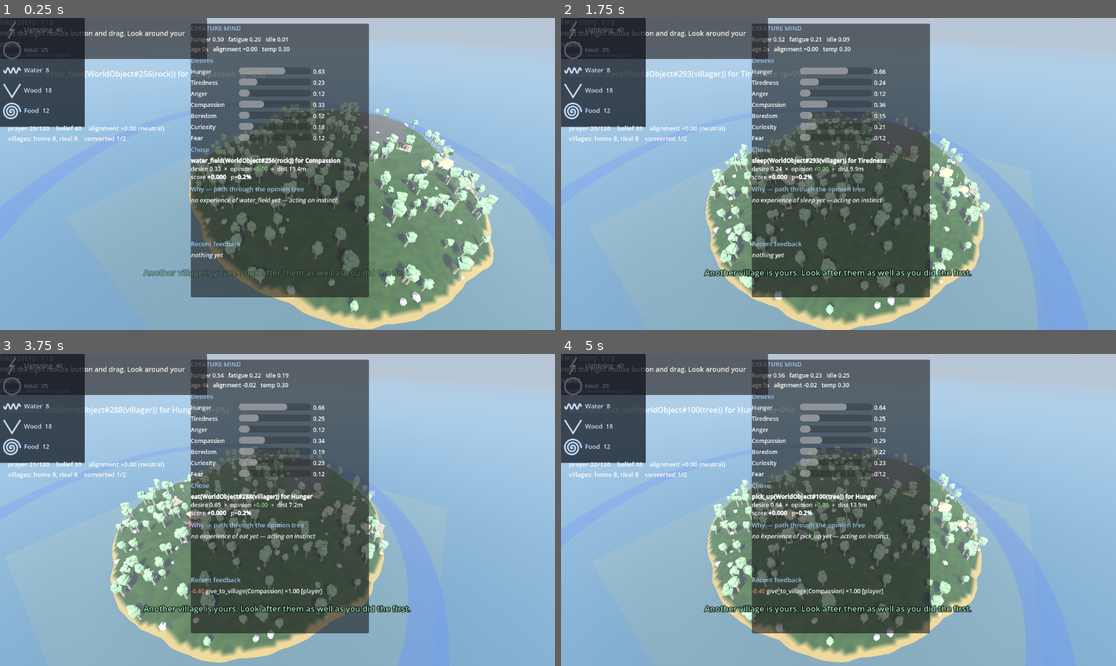
Above: before the commit, frames 1-4 (two rows, left to right).
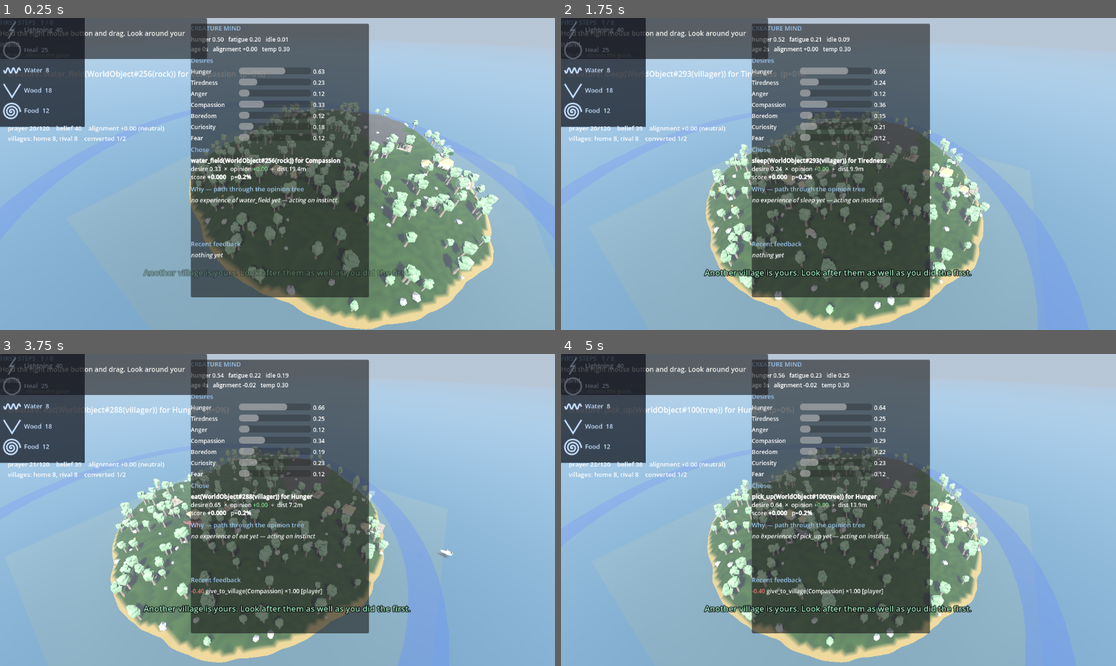
Above: after the commit, the same moments.

Repository: jfhutchi/Numen
Game: Godot game, scene res://src/core/main.tscn
Same seed, same stepped clock (60 frames per second), same inputs: the game is played once before the commit and once after it.
Inputs (mouse positions are in pixels of both pictures, inside the frame that each line leads up to):
- Up to frame 1 (0.25 s): no input
- Up to frame 2 (1.75 s): tap Enter at 0.5 s; move the mouse to (960, 158) at 0.52 s; hold Right (ui_right) 0.53-1.25 s; hold Shift 0.53-1.25 s; click (960, 158) at 0.67 s; drag from (727, 189) to (810, 236) at 1.27 s
- Up to frame 3 (3.75 s): move the mouse to (333, 441) at 2.02 s; hold Right (ui_right) 2.03-2.75 s; tap Ctrl at 2.1 s; click (333, 441) at 2.17 s; drag from (249, 572) to (111, 463) at 2.77 s; move the mouse to (444, 556) at 3.52 s; hold Left (ui_left) from 3.53 s (still down); tap L at 3.6 s; click (444, 556) at 3.67 s
- Up to frame 4 (5 s): release Left (ui_left) at 4.25 s; drag from (672, 463) to (755, 432) at 4.27 s

The runs differ from the first frame. In frame 2, less than 0.1% of the frame differs, in the area x 44-47%, y 67-71%; in frame 3, less than 0.1%; in frame 4, less than 0.1%.

Commit message:
feat(hand): the divine hand now exists
11.1. The game is built around acting through a hand, the hand is documented as
the only cursor, and src/hand/hand.gd contained no mesh at all -- you moved an
invisible point and things happened. Eight phases shipped that way. It was the
single biggest fidelity gap in the project and I had not noticed it until auditing
the visuals.

Blender authors it: palm, four splayed fingers with staggered tips and fingertip
pads, a thumb, and a gold cuff so the hand ends deliberately rather than being
sliced off. Exported UNJOINED via a new export_hierarchy(), unlike every other
mesh here, because Godot curls the fingers by rotating them -- joining it would
produce a rigid lump that could never close. No rig, no AnimationPlayer, one node
per digit.

It closes on grab and opens on release, eased rather than snapped, with a per
finger phase offset so the digits do not all arrive at once.

Four bugs, all found by rendering it rather than by reasoning:

The first version read unmistakably as a mitten: the palm was nearly as thick as
it was wide, the fingers were shorter than the palm (on a hand they are about
equal), and the thumb sat inside the palm's own footprint.

The thumb was rotating the WRONG WAY. A positive Z rotation carries a finger's -Y
axis toward +X, so positive angles swung it across the palm rather than away; it
measured as spanning the palm's whole interior and rendered as a seam drawn on the
back of the hand.

The fingers curled UPWARD for the same class of reason -- rotating +Z down toward
-Y needs a positive X rotation, not a negative one -- so a fully closed hand read
as a row of railings pointing at the sky.

And a fist angle of 77 degrees on single-segment fingers just points them straight
down. Cupped to 45 it reads as a grasp; a real fist would need a second joint per
finger, which is written down rather than guessed at.

Five tests guard it, including that closing actually rotates the geometry rather
than only moving the number, and that the fingers travel DOWN into the palm --
which is the assertion that would have caught the railings.

Co-Authored-By: Claude Opus 5 <noreply@anthropic.com>

Diff:
--- a/src/hand/hand.gd
+++ b/src/hand/hand.gd
@@ -14,6 +14,34 @@
 ## enough to send a rock somewhere the player did not aim; a short window
 ## removes that without adding perceptible lag.
 const VELOCITY_WINDOW := 6
+
+## The hand's own mesh, generated by tools/blender/generate_meshes.py.
+##
+## Exported unjoined, so the fingers arrive as separate nodes and can be curled by
+## rotating them — no rig, no animation player, and it costs one node per digit.
+const HAND_SCENE := "res://assets/procedural/meshes/hand.glb"
+## Finger joints, in the order they curl. Named in the .glb.
+const FINGER_JOINTS: Array[StringName] = [
+	&"finger_0", &"finger_1", &"finger_2", &"finger_3", &"thumb"
+]
+## How far each joint bends when the hand is fully closed, in radians. The thumb
+## folds across rather than under, so it gets its own smaller angle and the fingers
+## are staggered slightly — a hand where every digit moves by the same amount at
+## the same moment reads as a machine.
+## A grasp, not a fist. These fingers are one segment each, so a real fist angle
+## (~77 degrees) just points them straight down and the closed hand reads as a row
+## of prongs rather than a grip. Cupping to about 45 degrees reads as holding
+## something; a true fist would need a second joint per finger.
+const CURL_ANGLE: Array[float] = [0.80, 0.86, 0.84, 0.74, 0.62]
+const CURL_PHASE: Array[float] = [0.00, 0.06, 0.12, 0.18, 0.10]
+
+@export var hand_scale: float = 1.9
+## How high above the ground the hand floats.
+@export var hover_height: float = 2.2
+## How fast the fingers close and open, in curl units per second.
+@export var curl_speed: float = 7.0
+## How fast the hand swings round to face where it is moving.
+@export var aim_speed: float = 8.0
 
 @export var grab_radius: float = 5.0
 @export var carry_height: float = 4.0
@@ -34,12 +62,99 @@
 var _positions: Array[Vector3] = []
 var _deltas: Array[float] = []
 
+var _visual: Node3D = null
+var _joints: Array[Node3D] = []
+var _joint_rest: Array[Basis] = []
+## 0 open, 1 closed. Eased toward the target rather than snapped, so a grab looks
+## like a hand closing rather than a mesh swapping.
+var _curl: float = 0.0
+var _curl_target: float = 0.0
+
 
 func configure(camera: Camera3D, island: Node3D, scatter: Node3D, registry: Node) -> void:
 	_camera = camera
 	_island = island
 	_scatter = scatter
 	_registry = registry
+
+
+func _ready() -> void:
+	_build_visual()
+
+
+## Instances the hand mesh and finds its finger joints.
+##
+## The hand is the one generated mesh whose origin is NOT its base: it floats and
+## pivots, so its origin is the palm centre. Nothing here applies the usual
+## base-at-y=0 lift that the buildings and props get.
+func _build_visual() -> void:
+	if not ResourceLoader.exists(HAND_SCENE):
+		# A checkout without the generated assets still plays; the hand is simply
+		# invisible again, which is how the whole game shipped until now.
+		return
+	var packed: PackedScene = load(HAND_SCENE)
+	if packed == null:
+		return
+
+	_visual = Node3D.new()
+	_visual.name = "HandVisual"
+	add_child(_visual)
+	var instance: Node = packed.instantiate()
+	_visual.add_child(instance)
+	_visual.scale = Vector3.ONE * hand_scale
+
+	for name: StringName in FINGER_JOINTS:
+		var joint: Node3D = _find_node(instance, name) as Node3D
+		if joint == null:
+			continue
+		_joints.append(joint)
+		# The rest basis is captured rather than assumed to be identity: the joints
+		# carry the splay each finger was modelled with, and curling has to add to
+		# that rather than replace it.
+		_joint_rest.append(joint.transform.basis)
+
+
+func _find_node(node: Node, wanted: StringName) -> Node:
+	if node.name == wanted:
+		return node
+	for child: Node in node.get_children():
+		var found: Node = _find_node(child, wanted)
+		if found != null:
+			return found
+	return null
+
+
+## Moves the hand to where the pointer is, aims it, and drives the curl.
+func _update_visual(delta: float) -> void:
+	if _visual == null:
+		return
+
+	_visual.global_position = _ground_target + Vector3.UP * hover_height
+
+	# Aimed along its own travel, using the same atan2(x, z) convention the creature
+	# and the villagers steer by, so "forward" means one thing across the project.
+	var travel: Vector3 = smoothed_velocity()
+	travel.y = 0.0
+	if travel.length_squared() > 0.25:
+		var wanted: float = atan2(travel.x, travel.z)
+		_visual.rotation.y = lerp_angle(
+			_visual.rotation.y, wanted, clampf(aim_speed * delta, 0.0, 1.0)
+		)
+
+	_curl = move_toward(_curl, _curl_target, curl_speed * delta)
+	for i in _joints.size():
+		# Staggered, so the digits do not all arrive at once.
+		var amount: float = clampf((_curl - CURL_PHASE[i]) / (1.0 - CURL_PHASE[i]), 0.0, 1.0)
+		# POSITIVE about X, which is what carries the fingers' +Z down toward -Y and
+		# into the palm. Negative curls them upward instead, and a fully closed hand
+		# read as a row of railings pointing at the sky.
+		_joints[i].transform.basis = _joint_rest[i] * Basis(Vector3.RIGHT, CURL_ANGLE[i] * amount)
+
+
+## Whether the fingers are closed. Exposed so a test can assert the grasp without
+## reading into the mesh.
+func curl() -> float:
+	return _curl
 
 
 func held_object() -> WorldObject:
@@ -77,6 +192,8 @@
 	else:
 		_track(_ground_target, delta)
 
+	_update_visual(delta)
+
 
 ## Closes the hand on the nearest grabbable object. Returns true if it caught
 ## something. Callable without a mouse so the throw path can be tested headless.
@@ -97,6 +214,7 @@
 	_held_body.freeze = true
 	_positions.clear()
 	_deltas.clear()
+	_curl_target = 1.0
 	grabbed.emit(object)
 	return true
 
@@ -117,6 +235,7 @@
 
 	_held = null
 	_held_body = null
+	_curl_target = 0.0
 	released.emit(object, velocity)
 	return velocity
 
--- /dev/null
+++ b/tests/unit/test_hand_visual.gd
@@ -0,0 +1,132 @@
+extends GutTest
+## The divine hand's mesh and its grasp.
+##
+## The game is built around acting through a hand, the hand is documented as the
+## only cursor — and until now src/hand/hand.gd contained no mesh at all. You moved
+## an invisible point and things happened. These tests exist so it cannot silently
+## go back to being invisible.
+
+const HAND := preload("res://src/hand/hand.gd")
+const REGISTRY := preload("res://src/world/object_registry.gd")
+const ISLAND := preload("res://src/world/island.gd")
+const SCATTER := preload("res://src/world/scatter.gd")
+
+var _registry: Node
+var _hand: Node3D
+
+
+func before_each() -> void:
+	_registry = REGISTRY.new()
+	autofree(_registry)
+	_hand = HAND.new()
+	add_child_autofree(_hand)
+
+
+func after_each() -> void:
+	# Grabbing promotes a physics body parented beside the hand, which outlives
+	# autofree.
+	for child: Node in get_children():
+		if child.name.begins_with("Detached_"):
+			child.free()
+
+
+func _asset_present() -> bool:
+	return ResourceLoader.exists(HAND.HAND_SCENE)
+
+
+func test_the_hand_has_a_mesh_at_all() -> void:
+	if not _asset_present():
+		pass_test("hand asset absent from this checkout")
+		return
+	var visual: Node3D = _hand.get_node_or_null(^"HandVisual")
+	assert_not_null(visual, "the hand must be visible; it shipped invisible for eight phases")
+	if visual == null:
+		return
+	var meshes: int = _count_meshes(visual)
+	gut.p("hand visual carries %d mesh instances" % meshes)
+	assert_gt(meshes, 4, "expected a palm, four fingers and a thumb at minimum")
+
+
+func test_every_named_joint_in_the_mapping_exists_in_the_mesh() -> void:
+	# The joint names are the only contract between the Blender script and this
+	# file. A rename on either side leaves a digit that silently never moves.
+	if not _asset_present():
+		pass_test("hand asset absent from this checkout")
+		return
+	assert_eq(_hand._joints.size(), HAND.FINGER_JOINTS.size(),
+		"every joint named in FINGER_JOINTS should have been found in hand.glb")
+
+
+func test_the_curl_tables_line_up_with_the_joints() -> void:
+	# Indexed in lockstep; a short table would read past the end or leave a digit
+	# stuck open.
+	assert_eq(HAND.CURL_ANGLE.size(), HAND.FINGER_JOINTS.size())
+	assert_eq(HAND.CURL_PHASE.size(), HAND.FINGER_JOINTS.size())
+	for phase: float in HAND.CURL_PHASE:
+		assert_lt(phase, 1.0, "a phase of 1.0 or more means that digit never closes")
+
+
+func test_the_hand_closes_on_a_grab_and_opens_on_release() -> void:
+	var rock: WorldObject = _registry.add(&"rock", Vector3.ZERO)
+	_hand.configure(null, null, _make_scatter(), _registry)
+	_hand._ground_target = Vector3.ZERO
+
+	assert_almost_eq(_hand.curl(), 0.0, 0.001, "a hand starts open")
+
+	assert_true(_hand.grab_at(Vector3.ZERO), "expected to catch the rock")
+	_hand._update_visual(1.0)
+	var closed: float = _hand.curl()
+	gut.p("curl after grabbing: %.2f" % closed)
+	assert_gt(closed, 0.9, "grabbing should close the hand")
+
+	_hand.release()
+	_hand._update_visual(1.0)
+	gut.p("curl after releasing: %.2f" % _hand.curl())
+	assert_lt(_hand.curl(), 0.1, "releasing should open it again")
+
+
+func test_closing_actually_rotates_the_fingers() -> void:
+	# The curl number moving is not the same as the mesh moving. This is the
+	# assertion that would have caught the fingers curling the wrong way — upward,
+	# so a closed hand read as a row of railings pointing at the sky.
+	if not _asset_present() or _hand._joints.is_empty():
+		pass_test("hand asset absent from this checkout")
+		return
+
+	var joint: Node3D = _hand._joints[0]
+	var open_basis: Basis = joint.transform.basis
+	_hand._curl_target = 1.0
+	_hand._update_visual(1.0)
+	var closed_basis: Basis = joint.transform.basis
+
+	var swing: float = open_basis.z.angle_to(closed_basis.z)
+	gut.p("first finger swung %.1f degrees" % rad_to_deg(swing))
+	assert_gt(swing, 0.3, "the finger geometry should actually move, not just the number")
+
+	# Down and inward, not up. The finger points along +Z at rest; closing must
+	# carry it toward -Y.
+	assert_lt(closed_basis.z.y, open_basis.z.y - 0.1,
+		"fingers must curl down into the palm, not up away from it")
+
+
+func _make_scatter() -> Node3D:
+	var scatter: Node3D = SCATTER.new()
+	scatter.tree_count = 0
+	scatter.rock_count = 0
+	add_child_autofree(scatter)
+	var island: Node3D = ISLAND.new()
+	add_child_autofree(island)
+	island.generate(1)
+	# Its own registry, freed with the test: a Node used off-tree is an orphan
+	# otherwise, and GUT counts orphans against the run.
+	var throwaway: Node = REGISTRY.new()
+	autofree(throwaway)
+	scatter.populate(island, throwaway)
+	return scatter
+
+
+func _count_meshes(node: Node) -> int:
+	var found: int = 1 if node is MeshInstance3D else 0
+	for child: Node in node.get_children():
+		found += _count_meshes(child)
+	return found
Binary file added: assets/procedural/meshes/hand.glb
Not shown, added: assets/procedural/meshes/hand.glb.import
Binary file added: docs/captures/blender_hand.png
Not shown, added: docs/captures/blender_hand.png.import
Binary file added: docs/captures/blender_hand_game.png
Not shown, added: docs/captures/blender_hand_game.png.import
Binary file added: docs/captures/blender_hand_thumbside.png
Not shown, added: docs/captures/blender_hand_thumbside.png.import
Binary file added: docs/captures/hand_iso_closed.png
Not shown, added: docs/captures/hand_iso_closed.png.import
Binary file added: docs/captures/hand_iso_open.png
Not shown, added: docs/captures/hand_iso_open.png.import
(and 6 more such lines)
